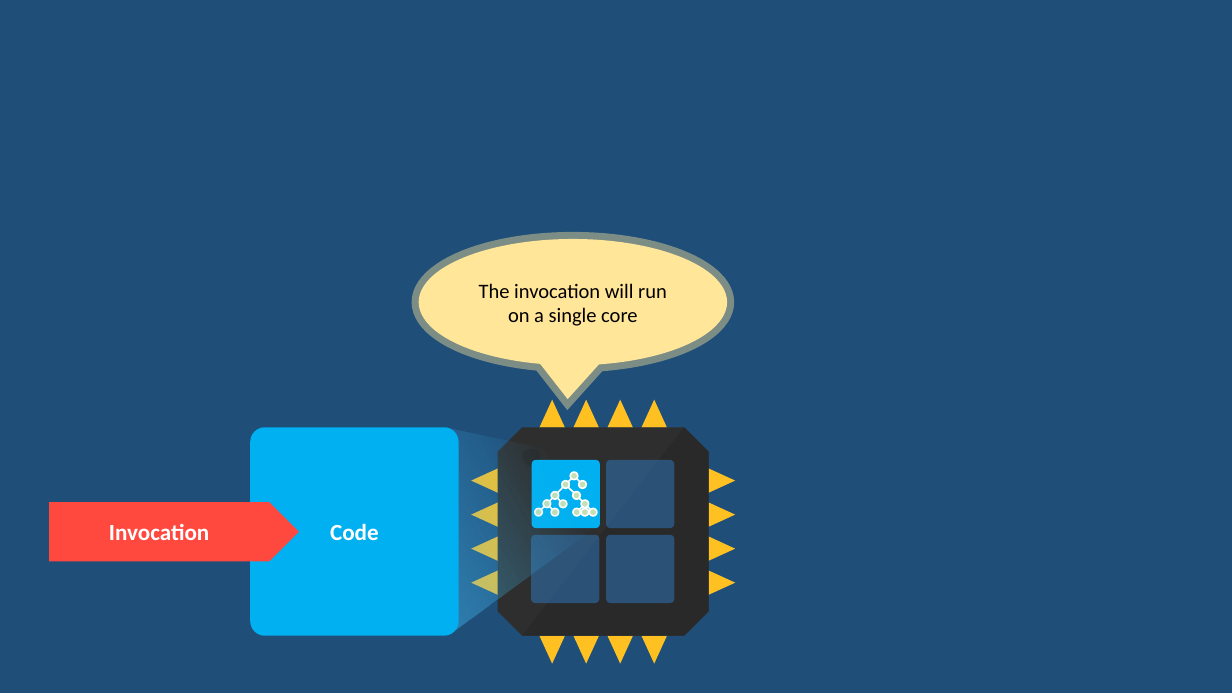
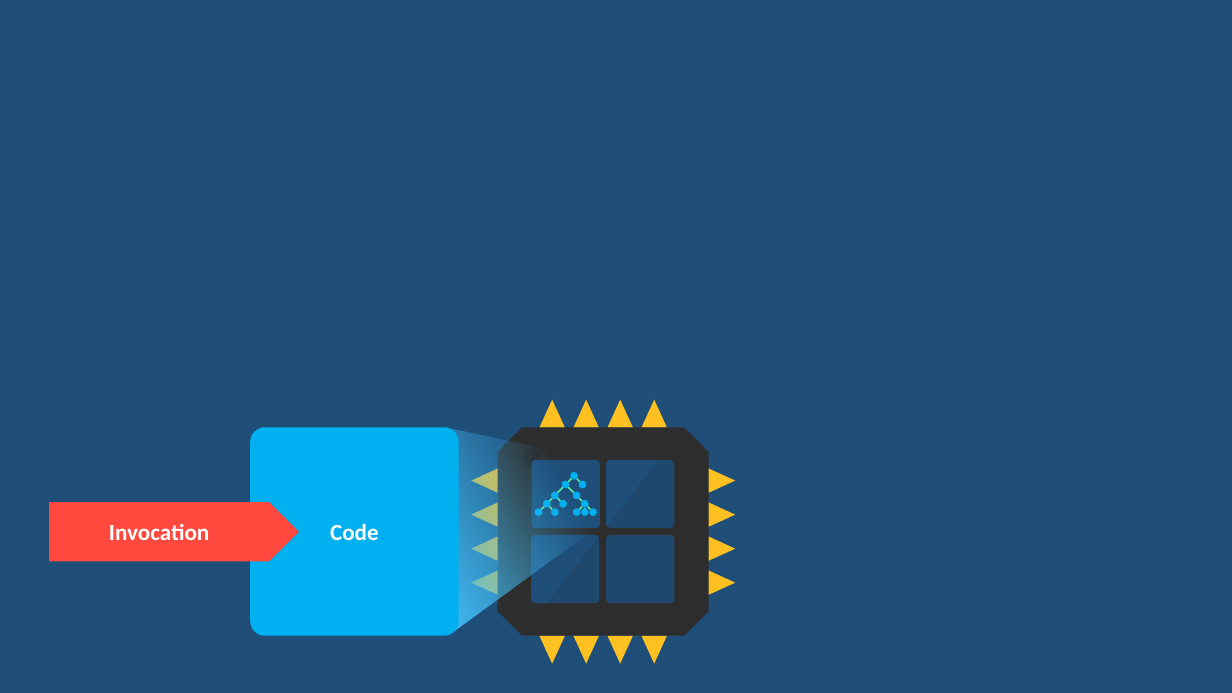
Before and after one commit to rogeralsing/Presentations, a slide deck: slide 7 of ProtoActor/QConSP/protoactor.pptx (slide 9 before the commit). Drawn at 1232x693 pixels with LibreOffice and Linux fonts; fonts in the diff are those of the drawing. Boxes give left, top, right and bottom in pixels: in the first picture for what was removed or moved away, otherwise in the second. Text is boxed around its words. In the diff, an @@ line names an element or a change of style, - is before the commit and + after.

```diff
--- a/ProtoActor/QConSP/protoactor.pptx
+++ b/ProtoActor/QConSP/protoactor.pptx
@@ speech bubble removed at [419, 239, 727, 366] @@
-The invocation will run on a single core
@@ freeform shape at [446, 428, 599, 635]: outline redrawn @@
@@ freeform shape at [522, 427, 709, 635]: fill #292929 to #292929 at 15% opacity; outline redrawn @@
@@ rounded rectangle at [531, 460, 600, 529]: fill #00B0F0 to #1F4E79 @@
@@ line (571, 479) - (568, 482): stroke #FFFFFF 1.25 pt to #58EC9F 1.25 pt @@
@@ line (577, 479) - (580, 482): stroke #FFFFFF 1.25 pt to #58EC9F 1.25 pt @@
@@ rounded rectangle at [606, 460, 675, 529]: fill #2E75B6 at 55% opacity to #1F4E79 @@
@@ fill #C5E0B4 to #00B0F0; outline #FFFFFF 1.25 pt to none in 13 elements at [551, 508, 558, 516], [559, 500, 567, 507], [543, 500, 551, 507], [551, 492, 558, 499], [573, 492, 580, 499], [581, 500, 589, 507], [573, 508, 580, 516], [581, 508, 589, 516], [590, 508, 597, 516], [562, 481, 569, 488], [579, 481, 586, 488], [570, 472, 578, 480], [535, 508, 543, 516] @@
@@ line (544, 506) - (542, 509): stroke #FFFFFF 1.25 pt to #58EC9F 1.25 pt @@
@@ line (553, 498) - (550, 501): stroke #FFFFFF 1.25 pt to #58EC9F 1.25 pt @@
@@ line (550, 506) - (553, 509): stroke #FFFFFF 1.25 pt to #58EC9F 1.25 pt @@
@@ line (563, 487) - (557, 493): stroke #FFFFFF 1.25 pt to #58EC9F 1.25 pt @@
@@ line (557, 498) - (561, 501): stroke #FFFFFF 1.25 pt to #58EC9F 1.25 pt @@
@@ line (568, 487) - (574, 493): stroke #FFFFFF 1.25 pt to #58EC9F 1.25 pt @@
@@ line (579, 498) - (582, 501): stroke #FFFFFF 1.25 pt to #58EC9F 1.25 pt @@
@@ line (582, 506) - (579, 509): stroke #FFFFFF 1.25 pt to #58EC9F 1.25 pt @@
@@ line (585, 507) - (585, 508): stroke #FFFFFF 1.25 pt to #58EC9F 1.25 pt @@
@@ line (588, 506) - (591, 509): stroke #FFFFFF 1.25 pt to #58EC9F 1.25 pt @@
@@ rounded rectangle at [531, 535, 600, 604]: fill #2E75B6 at 55% opacity to #1F4E79 @@
```
Also in this commit, not shown: 2 other slides changed, 1 slide added, 4 slides removed.
